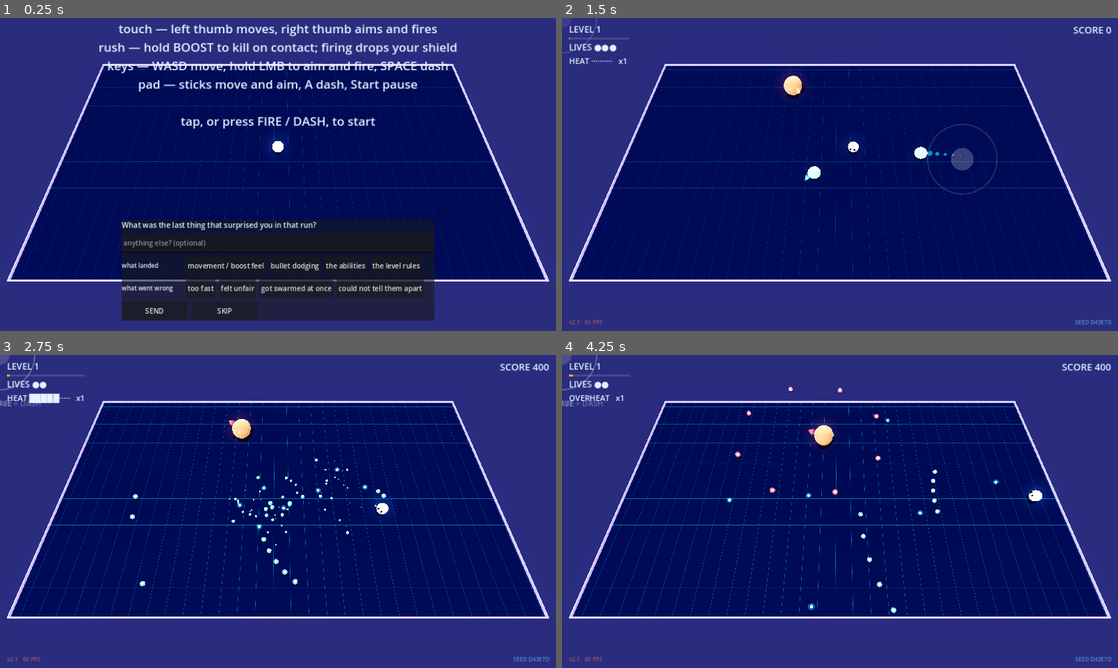
Above: before the commit, frames 1-4 (two rows, left to right).
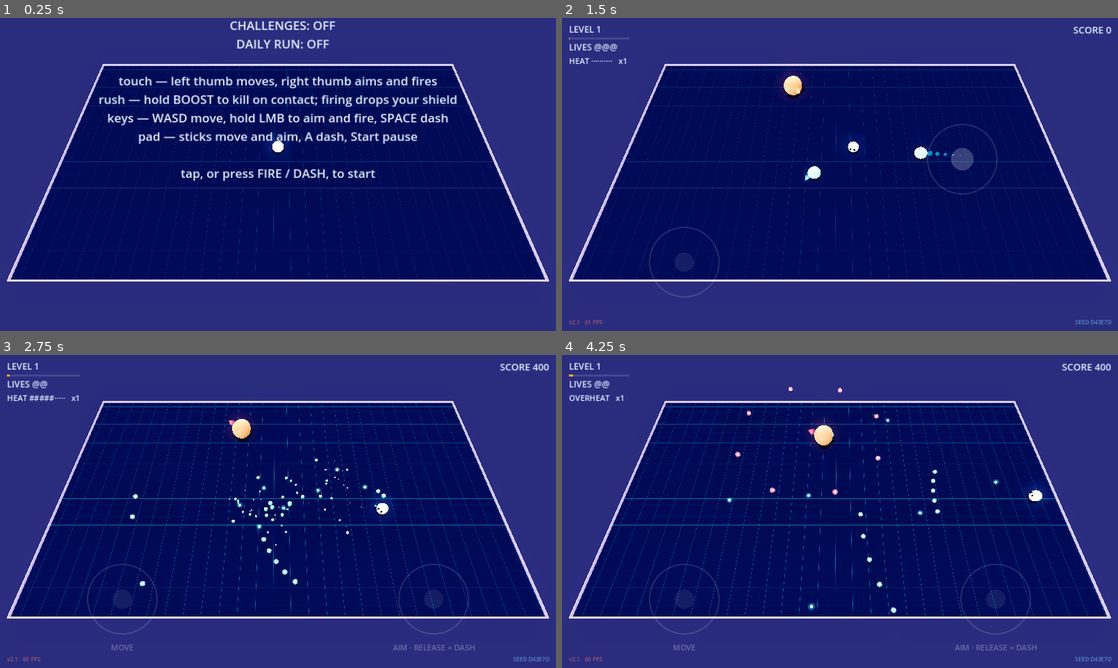
Above: after the commit, the same moments.

Repository: mbace1/toko-drop-godot
Game: Godot game, scene res://scenes/main.tscn
The game is run twice, just before and just after one commit, with the same random seed, the same clock (stepped at 60 frames per second) and the same inputs.
Inputs (mouse positions are in pixels of both pictures, inside the frame that each line leads up to):
- Up to frame 1 (0.25 s): no input
- Up to frame 2 (1.5 s): click (784, 312) at 0.5 s, where only the run before the commit has a clickable "SKIP"; move the mouse to (962, 158) at 1.27 s; hold D (move_right) from 1.28 s (still down); tap Space (dash) at 1.35 s; click (962, 158) at 1.42 s
- Up to frame 3 (2.75 s): release D (move_right) at 2 s; drag from (166, 527) to (250, 574) at 2.02 s
- Up to frame 4 (4.25 s): move the mouse to (895, 442) at 2.77 s; hold D (move_right) 2.78-3.5 s; hold Shift 2.78-3.5 s; drag from (812, 574) to (673, 464) at 3.52 s

The runs differ from the first frame. In frame 1, 26% of the frame differs, in the area x 17-83%, y 0-97%; in frame 2, 0.2%; in frame 3, 0.8%; in frame 4, 0.6%.

Commit message:
Fix the HUD/touch layer in portrait (found live, verified with Playwright)
Gained a working visual-verification path mid-session (Playwright +
a portrait phone device profile against a local export server -
tools/capture.gd still doesn't work in this environment) and used it
to actually chase the rest of a real phone's report, rather than guess.

Root cause: canvas_items + "expand" stretch (right for the 3D scene -
it's what lets the portrait arena fill the whole screen) turns the 2D
UI's own logical coordinate space into ~1280x2600 in portrait, not the
1280x720 every HUD element is tuned against. A position.y=-120 nudge
that reads as "just above centre" in a 720-tall reference is
imperceptible in one 2600 tall, so content ended up bunched wherever
its anchor happened to sit - menu cut off at the top edge, HUD
unreadable. Confirmed empirically by toggling window/stretch/aspect
between "expand" and "keep" and comparing screenshots.

Fixed with:
- main.gd's _update_hud_transform(): the hud CanvasLayer gets its own
  Transform2D mapping a fixed 1280x720 design space onto a centred,
  aspect-correct rectangle of the real screen - same trade "keep"
  makes for the whole game, applied to the UI only.
- TouchSticks moved to its own separate, UNtransformed CanvasLayer -
  its rings have to track real finger positions 1:1, so routing them
  through the same remap as the labels would draw a ring where the
  finger isn't.
- TouchSticks.size wasn't reliable for a top-level Control under a
  bare CanvasLayer (no Control ancestor for PRESET_FULL_RECT to
  inherit from) - driven explicitly every frame instead.

Plus two more real bugs the same phone report surfaced: the HP/lives
pips and heat bar rendered as tofu boxes (Godot's bundled font lacks
those Unicode glyphs, no custom font loaded) - swapped for plain
ASCII; and the feedback panel was opening on the very first title
screen before any run had happened - removed from that call path.

Co-Authored-By: Claude Sonnet 5 <noreply@anthropic.com>
Claude-Session: https://claude.ai/code/session_01YVYCthnnpMWQ6WawyhARue

Diff:
--- a/scripts/main.gd
+++ b/scripts/main.gd
@@ -152,6 +152,13 @@
 var audio: AudioKit
 var save: SaveService
 var sticks: TouchSticks
+## TouchSticks lives on its OWN untransformed CanvasLayer, deliberately NOT
+## the fixed-1280x720 `hud` one — main.js's touch positions (InputManager's
+## Stick.origin/delta) are real viewport pixels, and drawing them through
+## the same remap `hud` uses for labels would draw the ring somewhere the
+## finger isn't. TouchSticks' own math is proportional (fractions of its
+## own `size`), so it is already correct in the RAW viewport space.
+var touch_layer: CanvasLayer
 
 var rush: RushRules
 var _rush_label: Label
@@ -214,8 +221,15 @@
 ## a live rotation mid-run would teleport the arena under the player, so
 ## this only actually re-derives while at the menu.
 func _on_viewport_resized() -> void:
+	if hud == null:
+		return   # a resize before setup finishes — ignore it
+	# The HUD transform is pure cosmetic scaling, not a gameplay position —
+	# safe to recompute on every resize, mid-run included, unlike the arena/
+	# camera orientation below (which would teleport the arena under the
+	# player if it changed mid-run).
+	_update_hud_transform()
 	if camera == null or state != State.MENU:
-		return   # a resize before setup finishes, or mid-run — ignore it
+		return
 	if _detect_landscape() == landscape_mode:
 		return
 	_apply_orientation()
@@ -443,9 +457,38 @@
 	camera.current = true
 	_cam_rest = camera.position
 
+## The HUD's own CanvasLayer transform, layered on top of the project's
+## canvas_items/expand stretch remap. That remap is right for the 3D scene
+## — it's what lets a portrait phone fill the WHOLE screen with the
+## portrait arena (see _apply_orientation() above) — but wrong for 2D:
+## every HUD element here is tuned against a 1280x720 reference, and
+## "expand" mode's logical canvas for a tall portrait window becomes
+## something like 1280 x 2600. A manual `position.y = -120` nudge that
+## reads as "just above centre" in a 720-tall reference becomes
+## imperceptible in one 2600 tall, and content ends up bunched wherever
+## its anchor happens to sit rather than spread across the visible
+## screen — found 2026-08-26 by a real phone showing the menu cut off at
+## the very top edge. This maps a FIXED 1280x720 design space onto a
+## centred, aspect-correct rectangle of whatever the real screen turns
+## out to be: confirmed by testing `window/stretch/aspect="keep"`
+## directly (a correct HUD, but a letterboxed 3D scene) — this gets the
+## same correct HUD without paying the letterbox on the 3D scene too.
+const HUD_BASE_SIZE := Vector2(1280.0, 720.0)
+
+func _update_hud_transform() -> void:
+	if hud == null:
+		return
+	var logical := get_viewport().get_visible_rect().size
+	if logical.x <= 0.0 or logical.y <= 0.0:
+		return
+	var k := minf(logical.x / HUD_BASE_SIZE.x, logical.y / HUD_BASE_SIZE.y)
+	var offset := (logical - HUD_BASE_SIZE * k) * 0.5
+	hud.transform = Transform2D(Vector2(k, 0.0), Vector2(0.0, k), offset)
+
 func _setup_hud() -> void:
 	hud = CanvasLayer.new()
 	add_child(hud)
+	_update_hud_transform()
 
 	# Top-left stack: WAVE, the progress bar, then the HP pips — the browser
 	# build's arrangement (js/main.js drawHud).
@@ -530,9 +573,11 @@
 
 	_build_feedback_panel()
 
+	touch_layer = CanvasLayer.new()
+	add_child(touch_layer)
 	sticks = TouchSticks.new()
 	sticks.input_mgr = input_mgr
-	hud.add_child(sticks)
+	touch_layer.add_child(sticks)
 
 ## The death-screen question. Hidden until a run ends; never shown on the
 ## menu, because there is nothing to ask about yet.
@@ -1650,7 +1695,14 @@
 			break
 	_msg_label.text = _menu_text()
 	_msg_label.show()
-	_open_feedback()
+	# NOT _open_feedback() — this is the fresh title screen, not a death
+	# recap, and _open_feedback() asks a question keyed off whatever run
+	# JUST ended. Calling it here opened the full panel (question, chips,
+	# SEND/SKIP) on the very first boot, before a single run had happened —
+	# found 2026-08-26 on a real phone. Defensively reset rather than trust
+	# nothing else left it open.
+	_fb_panel.hide()
+	_msg_label.position.y = 0.0
 
 ## The title screen, built as text so it reflows on a phone without a layout
 ## pass. The selected mode row is marked with a caret, the same way the
@@ -1840,7 +1892,13 @@
 	_wave_bar.visible = in_run
 	if not in_run:
 		return
-	var pips := "●".repeat(maxi(rush.lives if not _base_mode() else player.hp, 0))
+	# Plain ASCII, not the Unicode dingbats (main.js uses circle glyphs
+	# freely — a DOM `<div>` inherits whatever font the OS/browser has).
+	# Godot's bundled default font does not include U+25CF/25CB/2588
+	# (found 2026-08-26 on a real phone: HP/lives pips rendered as tofu
+	# boxes) — this port has no custom font loaded to fall back on, so
+	# the safe fix is glyphs guaranteed to exist in ANY font at all.
+	var pips := "@".repeat(maxi(rush.lives if not _base_mode() else player.hp, 0))
 	if mode == Mode.CHALLENGE:
 		var clv := Challenges.get_level(challenge_i)
 		_hp_label.text = "LIVES " + pips
@@ -1853,12 +1911,12 @@
 		_wave_label.text = "LEVEL %d" % rush.level
 		_wave_bar.value = clampf(rush.level_t / rush.level_duration(rush.level), 0.0, 1.0)
 		var heat_pips := int(round(rush.heat * 10.0))
-		var bar := "█".repeat(heat_pips) + "·".repeat(10 - heat_pips)
+		var bar := "#".repeat(heat_pips) + "·".repeat(10 - heat_pips)
 		var heat_txt := "OVERHEAT" if rush.overheated_now else "HEAT " + bar
 		var ab := "  " + rush.ability_name() if rush.ability_ready() else ""
 		_rush_label.text = "%s   x%d%s" % [heat_txt, rush.multiplier, ab]
 	else:
-		_hp_label.text = "HP " + pips + "○".repeat(maxi(player.max_hp - player.hp, 0))
+		_hp_label.text = "HP " + pips + "o".repeat(maxi(player.max_hp - player.hp, 0))
 		_wave_label.text = "WAVE %d" % waves.wave
 		# The browser shows the streak with visible HEAT TIERS (gold at 5,
 		# orange at 10, red-hot at 20) so the scoring depth reads at a glance.
--- a/scripts/touch_sticks.gd
+++ b/scripts/touch_sticks.gd
@@ -20,10 +20,26 @@
 
 func _ready() -> void:
 	mouse_filter = Control.MOUSE_FILTER_IGNORE
-	set_anchors_preset(Control.PRESET_FULL_RECT)
+	# NOT set_anchors_preset(PRESET_FULL_RECT): stretched anchors fight
+	# _sync_size()'s manual `size` every frame (Godot logs a warning —
+	# "size overridden after _ready()" — and re-imposes its own computed
+	# size right after). Anchors stay at the TOP_LEFT default; `size` is
+	# driven entirely and only by _sync_size().
+	_sync_size()
+
+## `size` for a top-level Control parented directly under a bare CanvasLayer
+## (no Control/SubViewportContainer ancestor to inherit a rect from) is not
+## reliably kept in sync with the real viewport by PRESET_FULL_RECT alone —
+## found 2026-08-26 (a real phone, then confirmed here): the idle hint text
+## collapsed toward (0, 0) instead of sitting at its intended ~78% mark,
+## which is exactly what a near-zero `size` would do to `r.x * frac`. Set it
+## explicitly rather than trust anchoring to do it for a CanvasLayer child.
+func _sync_size() -> void:
+	size = get_viewport().get_visible_rect().size
 
 func _process(_delta: float) -> void:
 	if input_mgr != null and input_mgr.using_touch:
+		_sync_size()
 		queue_redraw()
 
 func _draw() -> void:
Not shown, changed: PORT_STATUS.md
